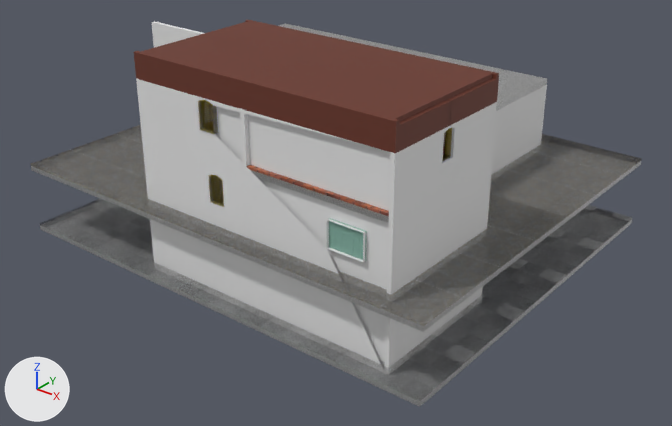
An edit to the FBX model Baú -Modelos_3D/Cenários/Salas_Casa/Estrutura_Casa.fbx, drawn before and after from the same camera.
One viewpoint serves both versions: a camera (50 mm lens) standing at (29.9, -28.8, 21.6) and looking at (3.7, 4.0, 1.3). The axes (+X, +Y, +Z) are drawn at lower left. The lights are the same throughout. Where no turn or scale is listed for an object, it has been applied to the vertices. Vertices at the same position are counted once.

Names of what the first picture shows: 'Janela_Madeira.002', 'Janela_verde.003', 'Parede.001', 'Parede.002', 'Parede.006', 'Parede.007', 'Parede.008', 'Piso_Casa.001', 'Piso_Casa.002', 'Piso_Casa.003', 'Telhado', 'Teto'.
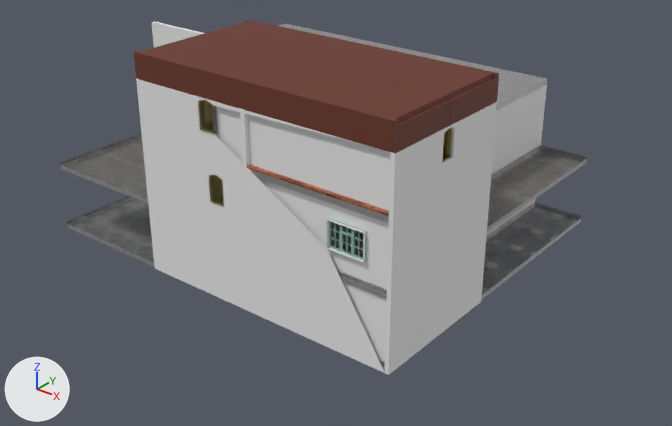
Boxes (x1, y1, x2, y2) around the edits, measured in the pictures (672 x 426 px):
```json
{"object": "Piso_Casa.003", "change": "reshaped", "before": [31, 125, 641, 332], "after": [61, 134, 587, 299], "on screen": "14% narrower, 20% shorter"}
{"object": "Piso_Casa.001", "change": "mesh rescaled", "before": [40, 199, 632, 407], "after": [67, 197, 581, 372], "on screen": "13% narrower, 16% shorter"}
{"part": 2, "of": "me_w1_003", "change": "deleted", "before": [331, 222, 363, 258], "on screen": "green"}
```

Edits to the scene script, one JSON object a line:
```json
{"block": "me_w1_003", "where": "me_w1_003.from_pydata(...)  # 250 vertices, 544 faces; spans x -0.89..0.91, y -0.04..0.03, z -0.64..0.63"}
{"block": "me_w1_003", "where": "# used by ob_janela_verde_003; location = (10.15, -3.4, 4.91)"}
{"block": "me_w1_003", "change": "me_w1_003 part 2: the loose piece of 4 vertices spanning x -0.82..0.84, y -0.02, z -0.57..0.57 is deleted"}
{"block": "me_cube_011", "where": "me_cube_011.from_pydata(...)  # 20 vertices, 16 faces; spans x -11.9..11.9, y -10.0..10.0, z -0.2..0.2"}
{"block": "me_cube_011", "where": "# used by ob_piso_casa_003; location = (2.61, 5.5, 3.15)"}
{"block": "me_cube_011", "where": "# before: 0 (-11.9, -10.0, 0.1) at pixel (30, 165), 1 (-11.9, 10.0, 0.1), 2 (-11.9, 10.0, -0.2), 3 (-11.9, -10.0, -0.2) at pixel (31, 170), 4 (11.9, -10.0, 0.1) at pixel (423, 326)"}
{"block": "me_cube_011", "where": "# before: 5 (11.9, -10.0, -0.2) at pixel (423, 331), 6 (-11.9, -10.0, 0.2) at pixel (30, 163), 7 (-11.9, 10.0, 0.2), 8 (11.9, 10.0, 0.1) at pixel (641, 160), 9 (11.9, 10.0, -0.2) at pixel (640, 164)"}
{"block": "me_cube_011", "where": "# before: 14 (11.9, -10.0, 0.2) at pixel (423, 323), 17 (11.9, 10.0, 0.2) at pixel (641, 158)"}
{"block": "me_cube_011", "change": "me_cube_011 part 3"}
{"op": "add", "block": "me_cube_011", "code": "for i in [8, 9, 17]: me_cube_011.vertices[i].co += Vector((-2.3, -1.6, 0.0))"}
{"op": "add", "block": "me_cube_011", "code": "for i in [4, 5, 14]: me_cube_011.vertices[i].co += Vector((-2.3, 1.0, 0.0))"}
{"op": "add", "block": "me_cube_011", "code": "for i in [1, 2, 7]: me_cube_011.vertices[i].co += Vector((1.1, -1.6, 0.0))"}
{"op": "add", "block": "me_cube_011", "code": "for i in [0, 3, 6]: me_cube_011.vertices[i].co += Vector((1.1, 1.0, 0.0))"}
{"block": "me_cube_012", "where": "me_cube_012.from_pydata(...)  # 12 vertices, 10 faces; spans x -11.9..11.9, y -10.0..10.0, z -0.2..0.2"}
{"block": "me_cube_012", "where": "# used by ob_piso_casa_001; location = (2.61, 5.5, -0.21)"}
{"block": "me_cube_012", "change": "me_cube_012 part 1: the whole mesh is scaled about its middle by (0.868, 0.874, 1), then moved by (-0.6, -0.3, 0.0)"}
```
